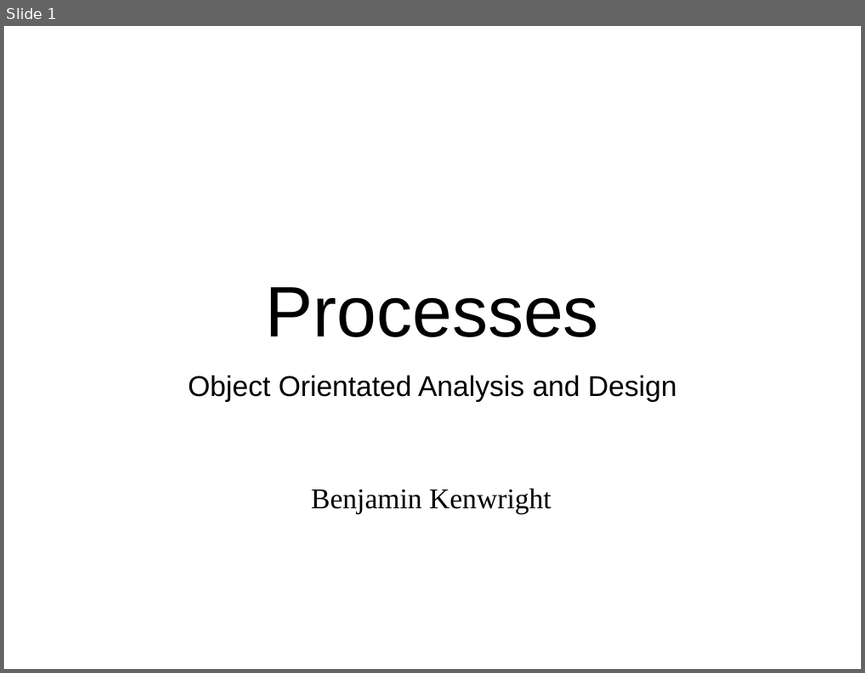
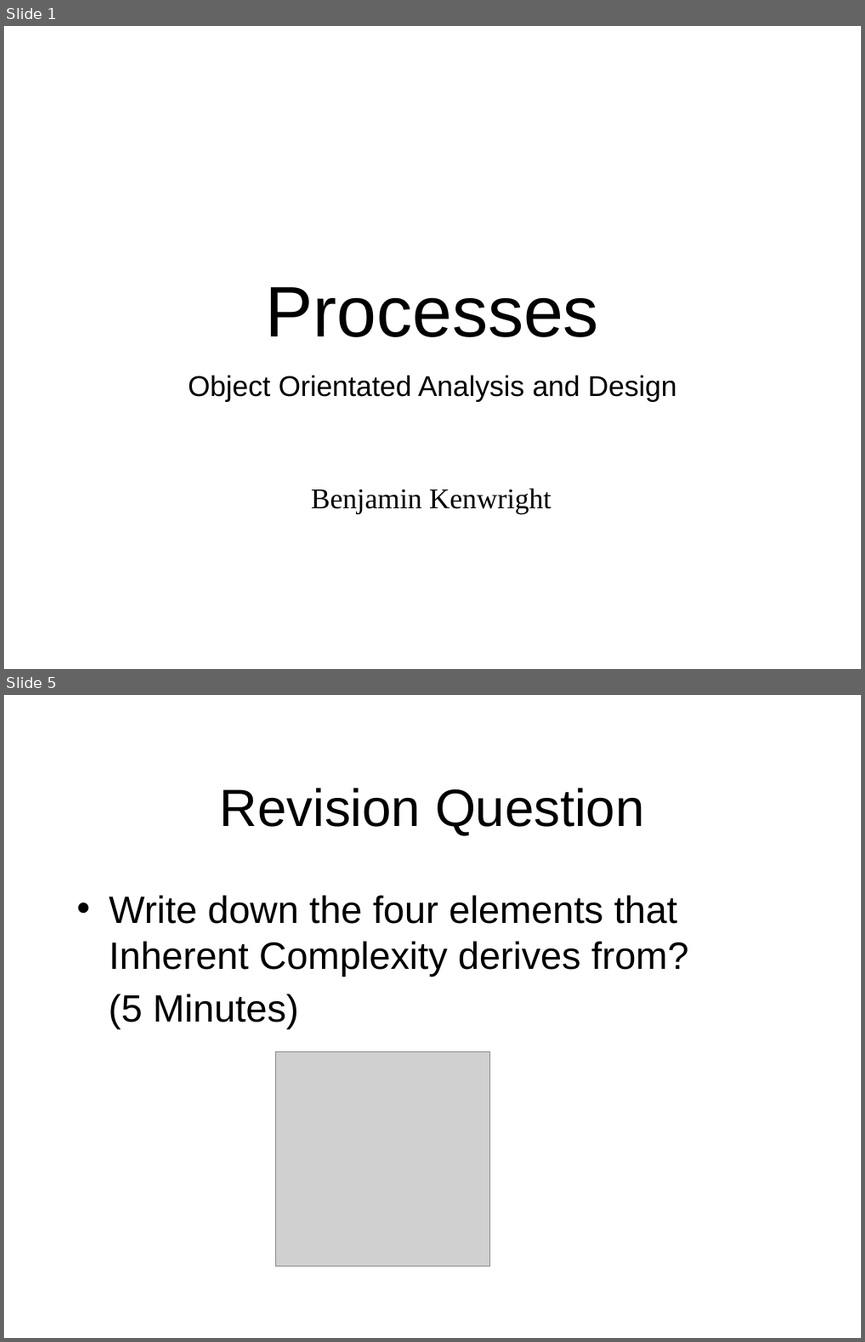
Before and after one commit to octaviordz/zjnu2017.github.io, a slide deck: OOAD/lectures/080--Processes.pptx. Shown one above the other, each under a label of ours: slide 1 before the commit, slides 1 and 5 after it; the slides between them are not shown. The pictures are 865x673 and 865x1342 pixels, drawn with LibreOffice and Linux fonts; fonts in the diff are those of the drawing; grey boxes stand for pictures. Boxes give left, top, right and bottom in pixels: in the first picture for what was removed or moved away, otherwise in the second. Text is boxed around its words. In the diff, an @@ line names an element or a change of style, - is before the commit and + after.

```diff
--- a/OOAD/lectures/080--Processes.pptx
+++ b/OOAD/lectures/080--Processes.pptx
@@ slide 5 added at box(4, 695, 861, 1338), background #FFFFFF @@
@@ title added at box(220, 788, 644, 836), 44 pt, text #000000 @@
+Revision Question
@@ text added at box(109, 895, 688, 1029), 32 pt, text #000000 @@
+• Write down the four elements that Inherent Complexity derives from?
+(5 Minutes)
@@ picture added at box(276, 1052, 490, 1266) @@
```
Also in this commit, not shown: 3 slides changed, 63 other slides added, 6 other files.
